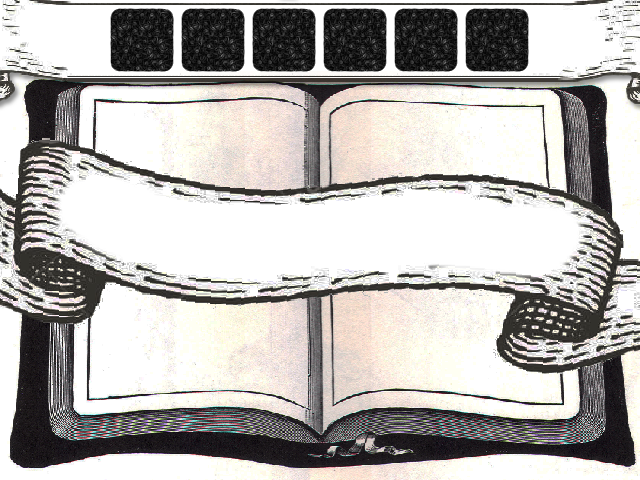
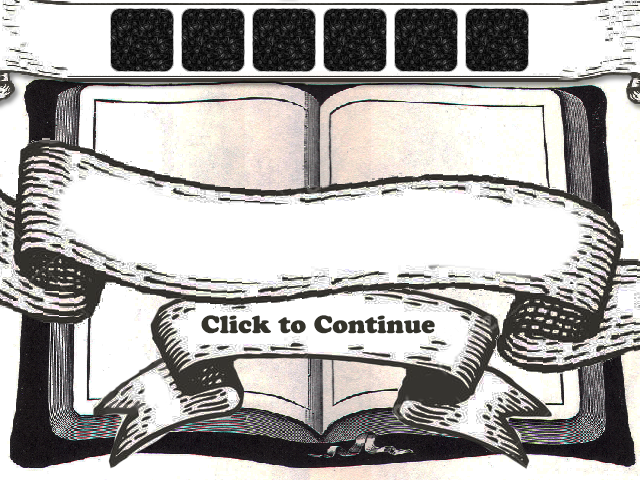
Layer changes from the first 640x480 image to the second:
showed group "Group 2" (8 layers) over [110, 8, 529, 72]
added group "Group 3" with 2 layers above "Layer 20" over [92, 288, 554, 470]
added layer "Click to Continue" in group "Group 3" over [201, 315, 435, 334]
added layer "Layer 22" in group "Group 3" over [92, 288, 554, 470]
hid "Background" over [92, 8, 554, 470]
